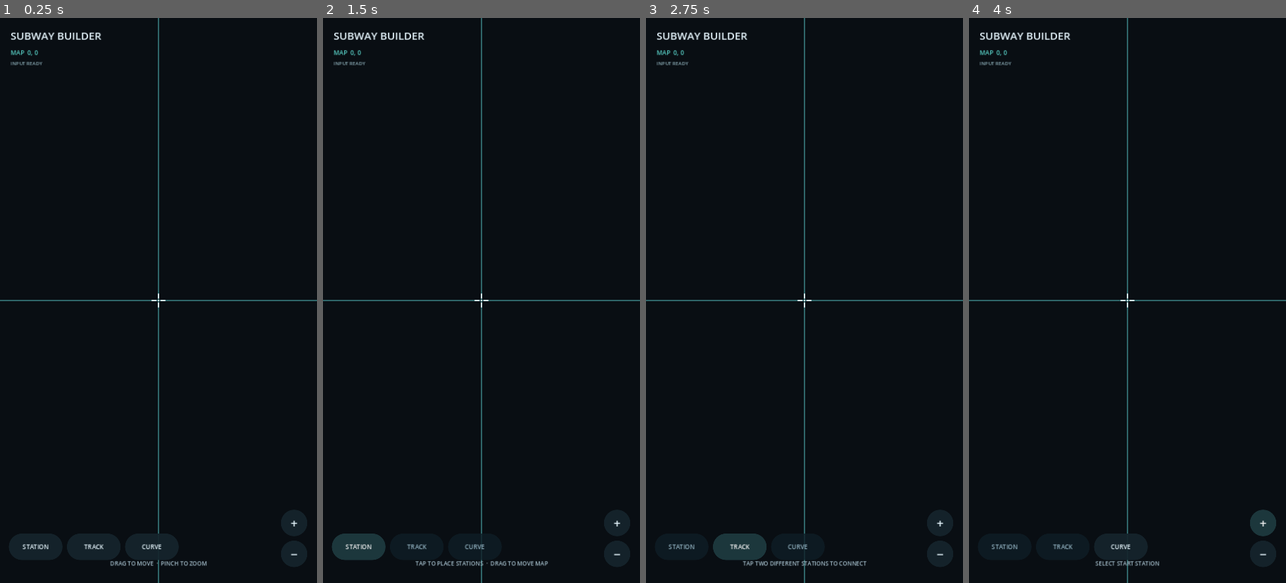
Above: before the commit, frames 1-4 (left to right).
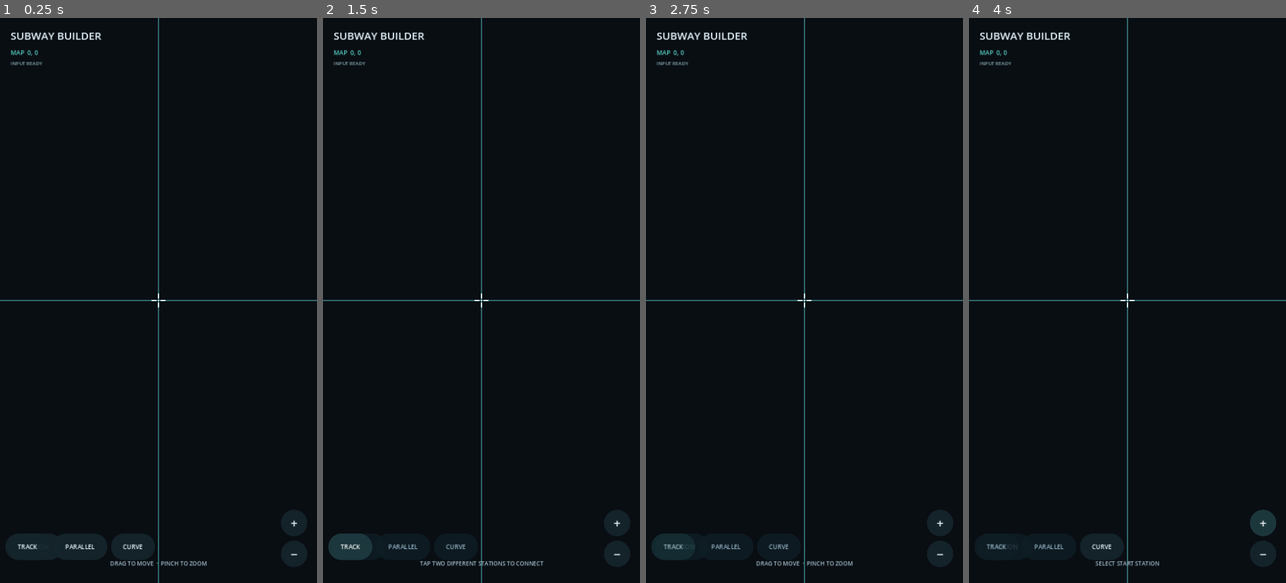
Above: after the commit, the same moments.

Repository: cccatm1950-glitch/Subway-builder-pe
Game: Godot game, scene res://scenes/main.tscn
Two runs of this game, one before a commit and one after it. Both use one fixed random seed, a clock stepped at 60 frames per second and the inputs below.
Inputs (mouse positions are in pixels of both pictures, inside the frame that each line leads up to):
- Up to frame 1 (0.25 s): no input
- Up to frame 2 (1.5 s): click (402, 549) at 0.5 s, where only the run after the commit has a clickable "PARALLEL"; click "STATION" at 1.25 s
- Up to frame 3 (2.75 s): click "TRACK" at 2 s
- Up to frame 4 (4 s): click "CURVE" at 2.75 s; click "+" at 3.5 s

The runs differ from the first frame. In frame 1, 0.3% of the frame differs, in the area x 5-51%, y 91-96%; in frame 2, 0.7%; in frame 3, 1.1%, in the area x 1-70%, y 91-97%; in frame 4, 0.2%.

Commit message:
Add parallel track construction control

Diff:
--- a/scripts/hud.gd
+++ b/scripts/hud.gd
@@ -4,6 +4,7 @@
 signal zoom_out_requested
 signal station_mode_requested
 signal track_mode_requested
+signal parallel_mode_requested
 signal curve_mode_requested
 signal cancel_build_requested
 
@@ -11,6 +12,7 @@
 var hint_label: Label
 var station_button: Button
 var track_button: Button
+var parallel_button: Button
 var curve_button: Button
 var input_status_label: Label
 
@@ -72,21 +74,33 @@
 	track_button.anchor_right = 0.0
 	track_button.anchor_top = 1.0
 	track_button.anchor_bottom = 1.0
-	track_button.offset_left = 152
+	track_button.offset_left = 12
 	track_button.offset_top = -112
-	track_button.offset_right = 274
+	track_button.offset_right = 112
 	track_button.offset_bottom = -52
 	track_button.pressed.connect(func(): track_mode_requested.emit())
 	add_child(track_button)
+
+	parallel_button = _make_action_button("PARALLEL")
+	parallel_button.anchor_left = 0.0
+	parallel_button.anchor_right = 0.0
+	parallel_button.anchor_top = 1.0
+	parallel_button.anchor_bottom = 1.0
+	parallel_button.offset_left = 120
+	parallel_button.offset_top = -112
+	parallel_button.offset_right = 244
+	parallel_button.offset_bottom = -52
+	parallel_button.pressed.connect(func(): parallel_mode_requested.emit())
+	add_child(parallel_button)
 
 	curve_button = _make_action_button("CURVE")
 	curve_button.anchor_left = 0.0
 	curve_button.anchor_right = 0.0
 	curve_button.anchor_top = 1.0
 	curve_button.anchor_bottom = 1.0
-	curve_button.offset_left = 284
+	curve_button.offset_left = 252
 	curve_button.offset_top = -112
-	curve_button.offset_right = 406
+	curve_button.offset_right = 352
 	curve_button.offset_bottom = -52
 	curve_button.pressed.connect(func(): curve_mode_requested.emit())
 	add_child(curve_button)
@@ -141,7 +155,7 @@
 	return style
 
 func is_ui_position(screen_position: Vector2) -> bool:
-	for control in [station_button, track_button, curve_button]:
+	for control in [station_button, track_button, parallel_button, curve_button]:
 		if is_instance_valid(control) and control.get_global_rect().has_point(screen_position):
 			return true
 	for control in get_children():
@@ -161,6 +175,7 @@
 	hint_label.text = message
 	station_button.modulate = Color(1, 1, 1, 1) if mode == "station" else Color(0.72, 0.82, 0.86, 0.85)
 	track_button.modulate = Color(1, 1, 1, 1) if mode == "track" else Color(0.72, 0.82, 0.86, 0.85)
+	parallel_button.modulate = Color(1, 1, 1, 1) if mode == "parallel" else Color(0.72, 0.82, 0.86, 0.85)
 	curve_button.modulate = Color(1, 1, 1, 1) if mode == "curve" else Color(0.72, 0.82, 0.86, 0.85)
 
 func _draw() -> void:
